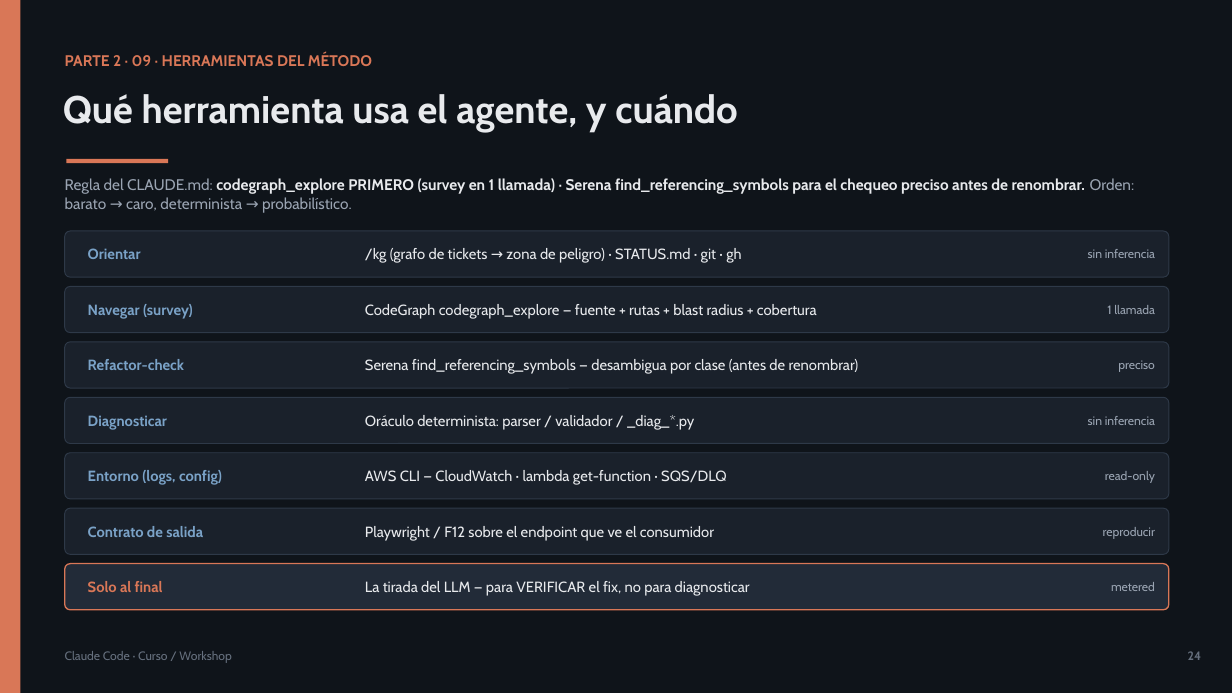
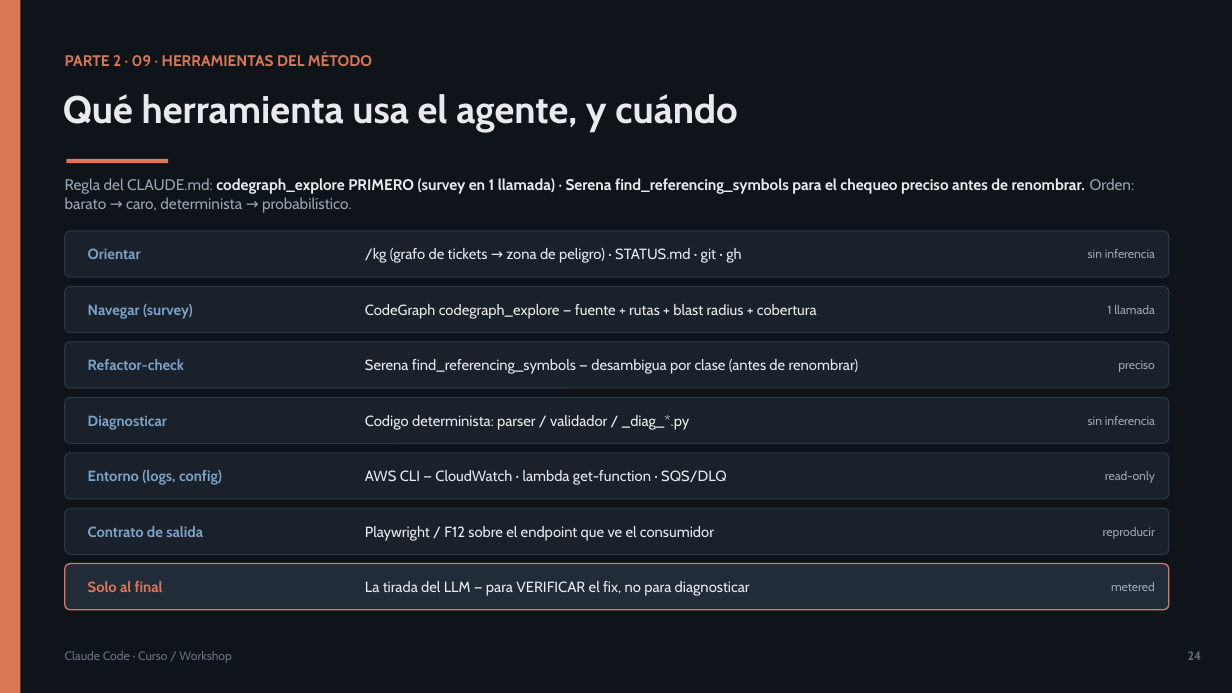
Before and after one commit to olonok69/claude_code_ml_engineer, a slide deck: slide 27 of presentacion/Claude_Code_Presentacion.pptx (slide 26 before the commit). Drawn at 1232x693 pixels with LibreOffice and Linux fonts; fonts in the diff are those of the drawing. Boxes give left, top, right and bottom in pixels: in the first picture for what was removed or moved away, otherwise in the second. Text is boxed around its words. In the diff, an @@ line names an element or a change of style, - is before the commit and + after.

```diff
--- a/presentacion/Claude_Code_Presentacion.pptx
+++ b/presentacion/Claude_Code_Presentacion.pptx
@@ text at [365,415,689,430]: text changed @@
-Oráculo determinista: parser / validador / _diag_*.py
+Codigo determinista: parser / validador / _diag_*.py
```
Also in this commit, not shown: 1 slide added, 8 other files.
